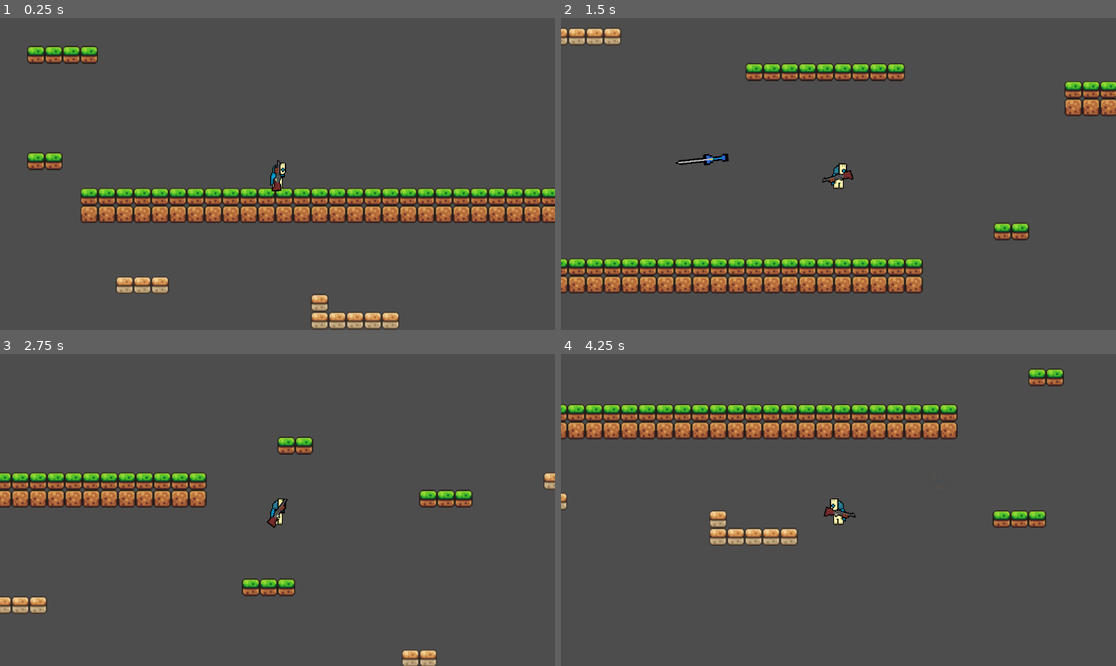
Above: before the commit, frames 1-4 (two rows, left to right).
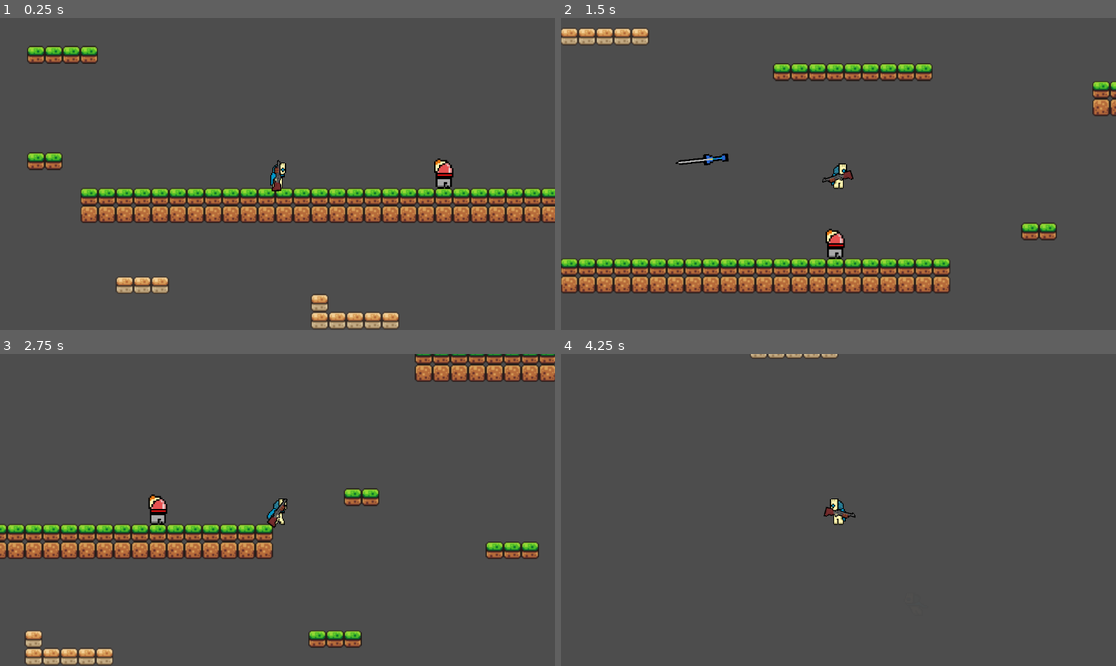
Above: after the commit, the same moments.

Repository: highbanana1/PAS
Game: Godot game, scene res://scene/main.tscn
The game is run twice, just before and just after one commit, with the same random seed, the same clock (stepped at 60 frames per second) and the same inputs.
Inputs (mouse positions are in pixels of both pictures, inside the frame that each line leads up to):
- Up to frame 1 (0.25 s): no input
- Up to frame 2 (1.5 s): tap Enter at 0.5 s; move the mouse to (960, 158) at 0.52 s; hold D (right) 0.53-1.25 s; tap Shift (dash) at 0.6 s; click (960, 158) at 0.67 s; tap Space (jump) at 0.77 s; drag from (727, 189) to (810, 236) at 1.27 s
- Up to frame 3 (2.75 s): move the mouse to (333, 441) at 2.02 s; hold D (right) from 2.03 s (still down); tap Enter at 2.1 s
- Up to frame 4 (4.25 s): release D (right) at 2.75 s; drag from (810, 572) to (672, 463) at 2.77 s; move the mouse to (1005, 556) at 3.52 s; hold A (left) from 3.53 s (still down); tap Shift (dash) at 3.6 s; tap Space (jump) at 3.77 s

The runs differ from the first frame. In frame 1, 0.3% of the frame differs, in the area x 78-82%, y 44-55%; in frame 2, 8.6%; in frame 3, 16%, in the area x 0-100%, y 0-100%; in frame 4, 9.8%.

Commit message:
early enemy

Diff:
--- /dev/null
+++ b/asset/animation/enemy_basic.tres
@@ -0,0 +1,72 @@
+[gd_resource type="SpriteFrames" format=3 uid="uid://3v7l0ogd6pcv"]
+
+[ext_resource type="Texture2D" uid="uid://b6b16hlysn3qt" path="res://asset/pic/enemy1.PNG" id="1_ptmav"]
+
+[sub_resource type="AtlasTexture" id="AtlasTexture_o070l"]
+atlas = ExtResource("1_ptmav")
+region = Rect2(0, 0, 1024, 1024)
+
+[sub_resource type="AtlasTexture" id="AtlasTexture_bw1di"]
+atlas = ExtResource("1_ptmav")
+region = Rect2(1024, 0, 1024, 1024)
+
+[sub_resource type="AtlasTexture" id="AtlasTexture_cy73c"]
+atlas = ExtResource("1_ptmav")
+region = Rect2(2048, 0, 1024, 1024)
+
+[sub_resource type="AtlasTexture" id="AtlasTexture_p0qf1"]
+atlas = ExtResource("1_ptmav")
+region = Rect2(3072, 0, 1024, 1024)
+
+[sub_resource type="AtlasTexture" id="AtlasTexture_rglxc"]
+atlas = ExtResource("1_ptmav")
+region = Rect2(4096, 0, 1024, 1024)
+
+[sub_resource type="AtlasTexture" id="AtlasTexture_mec4r"]
+atlas = ExtResource("1_ptmav")
+region = Rect2(5120, 0, 1024, 1024)
+
+[sub_resource type="AtlasTexture" id="AtlasTexture_ejjun"]
+atlas = ExtResource("1_ptmav")
+region = Rect2(6144, 0, 1024, 1024)
+
+[sub_resource type="AtlasTexture" id="AtlasTexture_b2jvh"]
+atlas = ExtResource("1_ptmav")
+region = Rect2(7168, 0, 1024, 1024)
+
+[resource]
+animations = [{
+"frames": [],
+"loop": true,
+"name": &"death",
+"speed": 5.0
+}, {
+"frames": [{
+"duration": 1.0,
+"texture": SubResource("AtlasTexture_o070l")
+}, {
+"duration": 1.0,
+"texture": SubResource("AtlasTexture_bw1di")
+}, {
+"duration": 1.0,
+"texture": SubResource("AtlasTexture_cy73c")
+}, {
+"duration": 1.0,
+"texture": SubResource("AtlasTexture_p0qf1")
+}, {
+"duration": 1.0,
+"texture": SubResource("AtlasTexture_rglxc")
+}, {
+"duration": 1.0,
+"texture": SubResource("AtlasTexture_mec4r")
+}, {
+"duration": 1.0,
+"texture": SubResource("AtlasTexture_ejjun")
+}, {
+"duration": 1.0,
+"texture": SubResource("AtlasTexture_b2jvh")
+}],
+"loop": true,
+"name": &"move",
+"speed": 5.0
+}]
--- a/project.godot
+++ b/project.godot
@@ -57,6 +57,15 @@
 ]
 }
 
+[layer_names]
+
+2d_physics/layer_1="world"
+2d_physics/layer_2="player"
+2d_physics/layer_3="bullet"
+2d_physics/layer_4="enemyBody"
+2d_physics/layer_5="enemysensor"
+2d_physics/layer_6="items"
+
 [physics]
 
 3d/physics_engine="Jolt Physics"
--- /dev/null
+++ b/scene/blink.gdshader
@@ -0,0 +1,19 @@
+shader_type canvas_item;
+
+uniform bool blink_enabled = false;
+uniform float blink_speed : hint_range(1.0, 30.0)= 12.0;
+uniform float hidden_ratio : hint_range(0.0, 1.0) = 0.5;
+
+
+void fragment() {
+	// Called for every pixel the material is visible on.
+	vec4 color = texture(TEXTURE, UV)* COLOR;
+	if (blink_enabled && color.a > 0.0) {
+		float blink_phase =fract(TIME * blink_speed);
+		if (blink_phase < hidden_ratio) {
+			color.a =0.0;
+		}
+	}
+
+	COLOR = color;
+}
--- /dev/null
+++ b/scene/enemy.tscn
@@ -0,0 +1,39 @@
+[gd_scene format=3 uid="uid://csy8v2cxdo0dj"]
+
+[ext_resource type="Script" uid="uid://djta1k3pc43rt" path="res://scene/script/enemy.gd" id="1_f87vc"]
+[ext_resource type="SpriteFrames" uid="uid://3v7l0ogd6pcv" path="res://asset/animation/enemy_basic.tres" id="2_8u16h"]
+
+[sub_resource type="CapsuleShape2D" id="CapsuleShape2D_f87vc"]
+radius = 106.0
+height = 546.0
+
+[sub_resource type="CapsuleShape2D" id="CapsuleShape2D_8u16h"]
+resource_local_to_scene = true
+radius = 83.0
+height = 498.0
+
+[node name="enemy" type="CharacterBody2D" unique_id=1385635170]
+collision_layer = 8
+collision_mask = 5
+script = ExtResource("1_f87vc")
+
+[node name="CollisionShape2D" type="CollisionShape2D" parent="." unique_id=1760389269]
+z_index = 1
+position = Vector2(3, 86)
+shape = SubResource("CapsuleShape2D_f87vc")
+
+[node name="AnimatedSprite2D" type="AnimatedSprite2D" parent="." unique_id=1782374255]
+position = Vector2(0, -5)
+sprite_frames = ExtResource("2_8u16h")
+animation = &"move"
+
+[node name="Area2D" type="Area2D" parent="." unique_id=1770054375]
+collision_layer = 16
+collision_mask = 6
+
+[node name="CollisionShape2D" type="CollisionShape2D" parent="Area2D" unique_id=368182135]
+position = Vector2(0, 102)
+shape = SubResource("CapsuleShape2D_8u16h")
+
+[connection signal="area_entered" from="Area2D" to="." method="_on_area_2d_area_entered"]
+[connection signal="body_entered" from="Area2D" to="." method="_on_area_2d_body_entered"]
--- a/scene/main.tscn
+++ b/scene/main.tscn
@@ -2,6 +2,7 @@
 
 [ext_resource type="PackedScene" uid="uid://cqi3n4tic32g5" path="res://scene/maincharac.tscn" id="1_itxqv"]
 [ext_resource type="Texture2D" uid="uid://cnenmev2vlhc3" path="res://asset/pic/world_tileset.png" id="2_v0l8b"]
+[ext_resource type="PackedScene" uid="uid://csy8v2cxdo0dj" path="res://scene/enemy.tscn" id="3_wp4xf"]
 
 [sub_resource type="TileSetAtlasSource" id="TileSetAtlasSource_wp4xf"]
 texture = ExtResource("2_v0l8b")
@@ -228,3 +229,7 @@
 position = Vector2(15, 7)
 tile_map_data = PackedByteArray("AAD//wAAAAAAAAAAAAAAAAAAAAAAAAAAAAABAAAAAAAAAAAAAAACAAAAAAAAAAAAAAADAAAAAAAAAAAAAAAEAA …(2272 unchanged characters)…
 tile_set = SubResource("TileSet_brvut")
+
+[node name="enemy" parent="." unique_id=1385635170 instance=ExtResource("3_wp4xf")]
+position = Vector2(183, -17)
+scale = Vector2(0.045, 0.045)
--- a/scene/maincharac.tscn
+++ b/scene/maincharac.tscn
@@ -27,10 +27,6 @@
 alpha_curve = SubResource("CurveTexture_o7bvb")
 anim_speed_min = 1.0
 anim_speed_max = 1.0
-
-[sub_resource type="AtlasTexture" id="AtlasTexture_o2of7"]
-atlas = ExtResource("3_4ps4g")
-region = Rect2(0, 0, 1024, 1024)
 
 [sub_resource type="AtlasTexture" id="AtlasTexture_berad"]
 atlas = ExtResource("3_4ps4g")
@@ -96,9 +92,6 @@
 animations = [{
 "frames": [{
 "duration": 1.0,
-"texture": SubResource("AtlasTexture_o2of7")
-}, {
-"duration": 1.0,
 "texture": SubResource("AtlasTexture_berad")
 }, {
 "duration": 1.0,
@@ -107,9 +100,9 @@
 "duration": 1.0,
 "texture": SubResource("AtlasTexture_wjngw")
 }],
-"loop": false,
+"loop": true,
 "name": &"dash",
-"speed": 5.0
+"speed": 6.0
 }, {
 "frames": [{
 "duration": 1.0,
@@ -161,7 +154,9 @@
 [sub_resource type="RectangleShape2D" id="RectangleShape2D_xnvsr"]
 size = Vector2(254, 630.75)
 
-[node name="CharacterBody2D" type="CharacterBody2D" unique_id=1970495095]
+[node name="Player" type="CharacterBody2D" unique_id=1970495095 groups=["player"]]
+collision_layer = 2
+collision_mask = 265
 script = ExtResource("1_xb537")
 
 [node name="DashParticles" type="GPUParticles2D" parent="." unique_id=2094130153]
@@ -175,8 +170,6 @@
 sprite_frames = SubResource("SpriteFrames_4ps4g")
 animation = &"dash"
 autoplay = "idle"
-frame = 3
-frame_progress = 1.0
 
 [node name="CollisionShape2D" type="CollisionShape2D" parent="." unique_id=2026302388]
 position = Vector2(4, 99)
--- /dev/null
+++ b/scene/script/enemy.gd
@@ -0,0 +1,31 @@
+extends CharacterBody2D
+class_name Enemy
+
+const SPEED = 300.0
+const JUMP_VELOCITY = -400.0
+var health: int = 5
+
+
+func _physics_process(delta: float) -> void:
+	# Add the gravity.
+	if not is_on_floor():
+		velocity += get_gravity() * delta
+
+
+
+
+
+
+
+	move_and_slide()
+
+
+func _on_area_2d_area_entered(area: Area2D) -> void:
+	if area.is_in_group("player"):
+		area.get_hit = true
+
+
+
+func _on_area_2d_body_entered(body: Node2D) -> void:
+	if body.is_in_group("player"):
+		body.get_hit = true
--- a/scene/script/maincharac.gd
+++ b/scene/script/maincharac.gd
@@ -1,8 +1,8 @@
 extends CharacterBody2D
-
+class_name Player
 const DASH_AMT: float= 360.0
 const DASH_TIME: float= 0.2
-const SPEED = 200.0
+const SPEED = 150.0
 const JUMP_VELOCITY = -400.0
 
 @onready var animated_sprite: AnimatedSprite2D = $AnimatedSprite2D
@@ -12,11 +12,24 @@
 var is_dashing: bool=false
 var dash_dir: Vector2= Vector2.RIGHT
 var dash_timer: float=0.0
+var get_hit: bool =false
 
 var jump_count = 1
 
 func _ready() -> void:
 	pass
+
+func hit_cooldown(delta:float)->void:
+	var hitcooltimer: float =0.0
+	if hitcooltimer >=0:
+		hitcooltimer-=delta
+	if get_hit:
+		hitcooltimer = 3.0
+		print("hit")
+
+	if hitcooltimer <= 0:
+		get_hit = false
+
 
 
 func _dash_logic(delta: float)-> void:
@@ -92,5 +105,5 @@
 	#根据移动方向翻转精灵朝向
 	animated_sprite.flip_h = direction < 0
 
-
+	hit_cooldown(delta)
 	move_and_slide()
Binary file added: asset/pic/enemy1.PNG
Not shown, added: asset/pic/enemy1.PNG.import
Not shown, added: scene/blink.gdshader.uid
Not shown, added: scene/script/enemy.gd.uid
